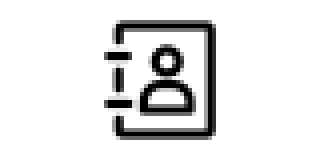
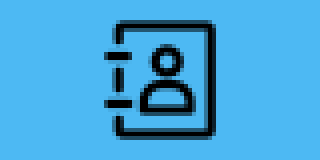
Comparing the layer stacks of the two 320 × 160 images. Changes:
added layer "ligne claire" over [0, 0, 320, 160]
